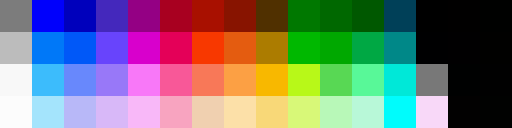
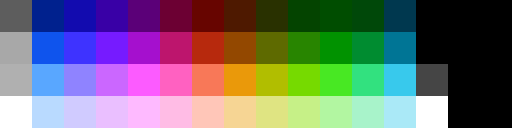
The second 512x128 image is a revision of the first. Changes to its layers:
renamed "Layer 3" to "Corrected Pallete", showed it over bbox(0, 0, 448, 128)
renamed "Layer 1" to "Old one", hid it over bbox(0, 0, 448, 128)
